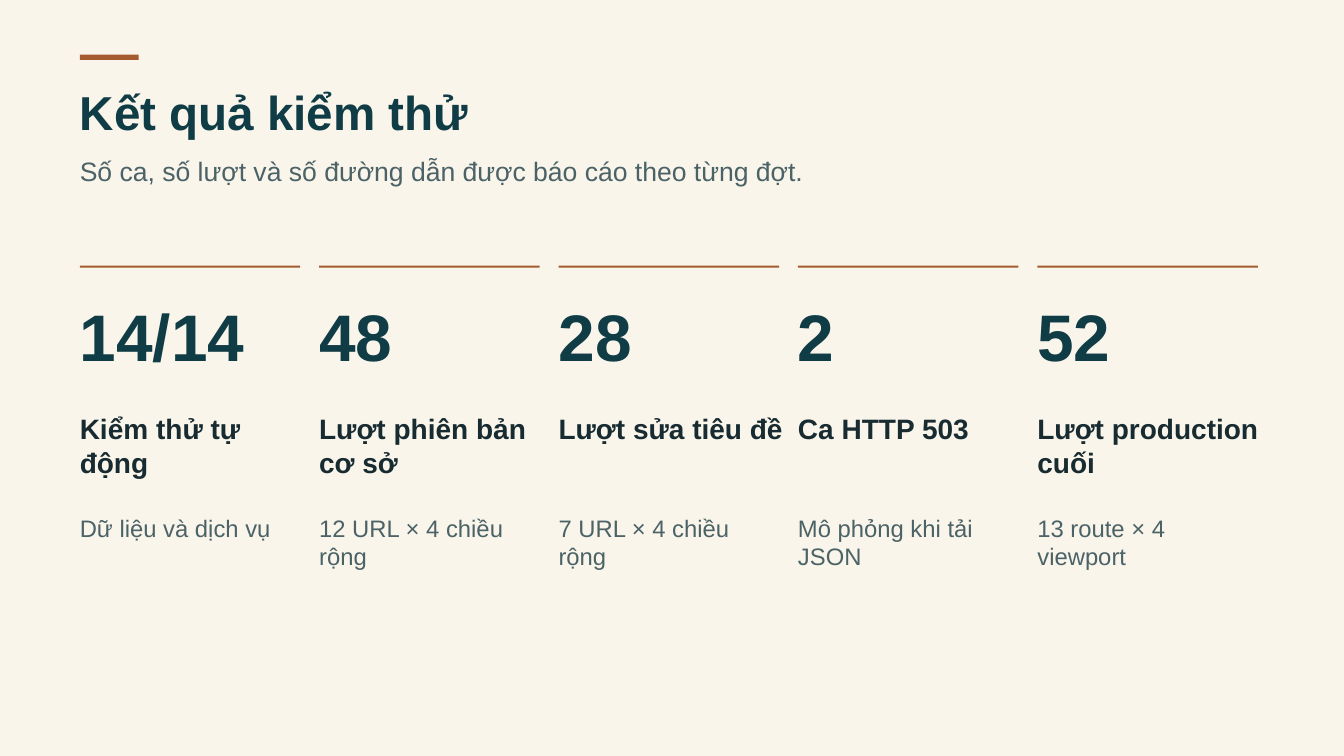
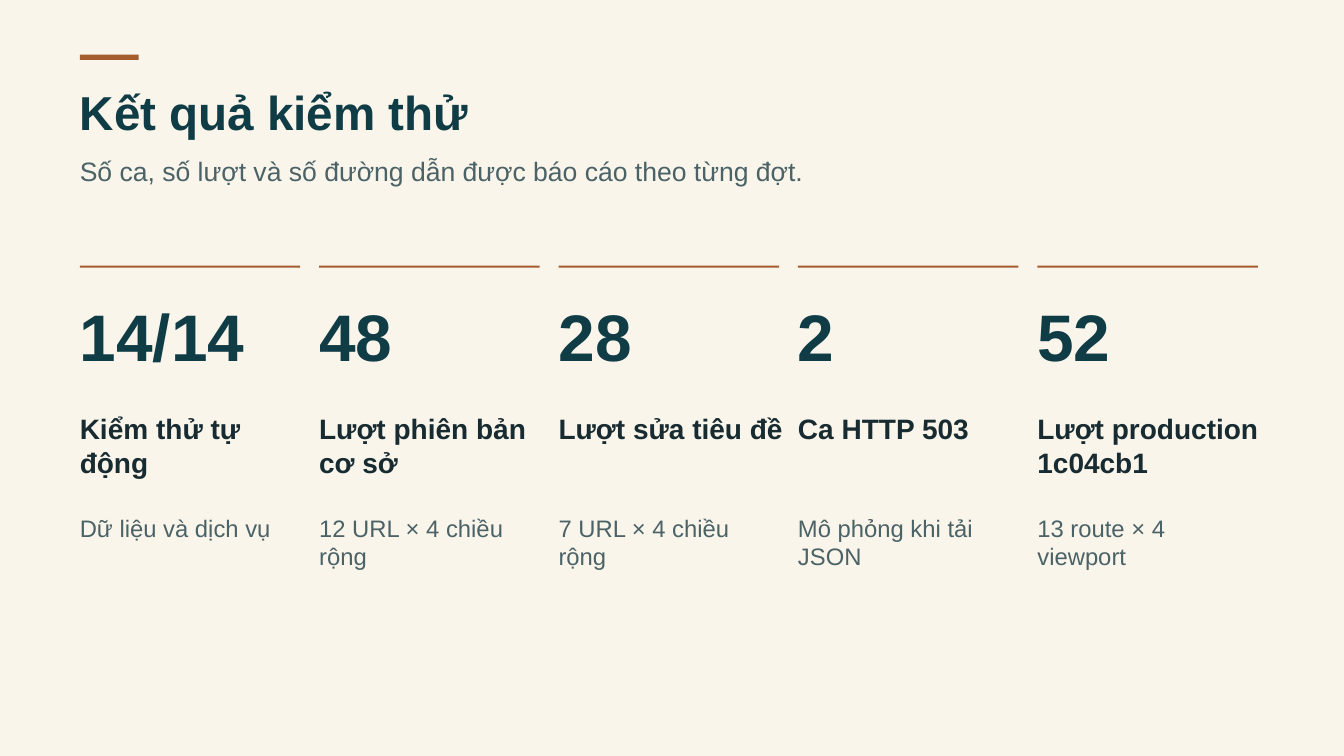
Before and after one commit to anhpham1504/ASPNET-DK25TTC5-lehien-BADONG, a slide deck: slide 12 of thesis/abs/BA-DONG-Coastal-Escape.pptx. Drawn at 1344x756 pixels with LibreOffice and Linux fonts; fonts in the diff are those of the drawing. Boxes give left, top, right and bottom in pixels: in the first picture for what was removed or moved away, otherwise in the second. Text is boxed around its words. In the diff, an @@ line names an element or a change of style, - is before the commit and + after.

```diff
--- a/thesis/abs/BA-DONG-Coastal-Escape.pptx
+++ b/thesis/abs/BA-DONG-Coastal-Escape.pptx
@@ text at [1037, 418, 1258, 474]: text changed @@
-Lượt production cuối
+Lượt production 1c04cb1
```
Also in this commit, not shown: 3 other slides changed, 28 other files.
